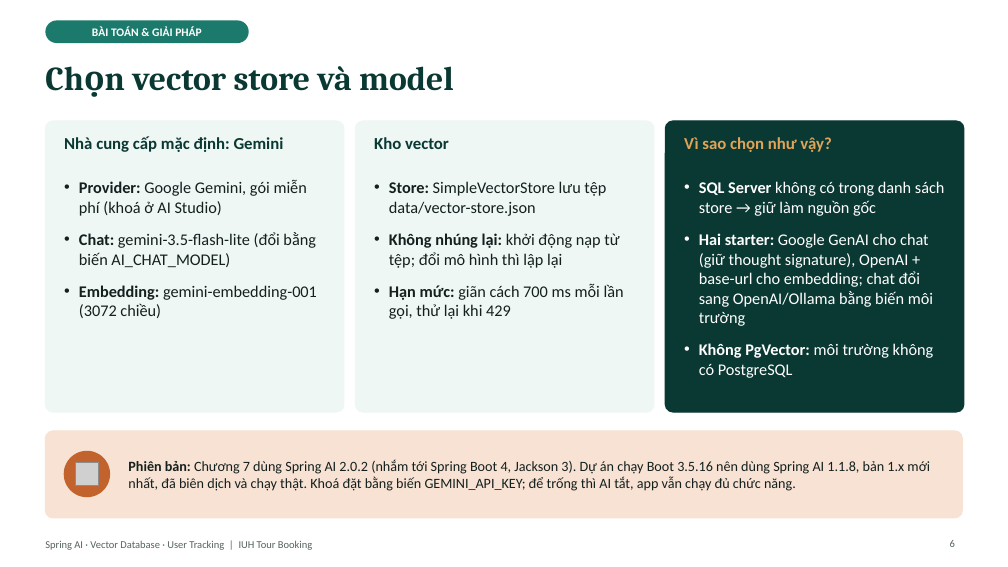
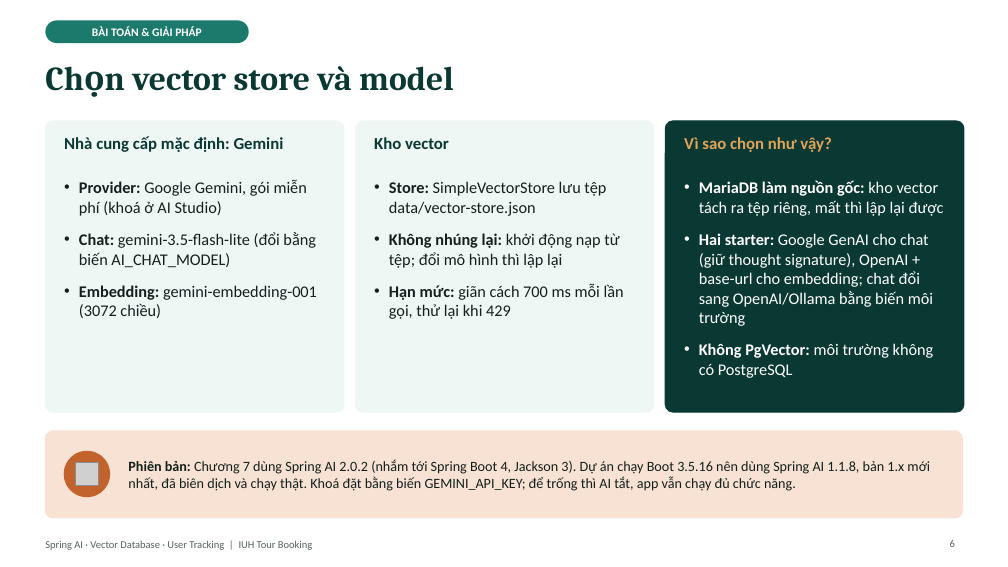
Before and after one commit to kanele05/project_www, a slide deck: slide 6 of docs/presentation/SpringAI_VectorDB_UserTracking.pptx. Drawn at 1008x567 pixels with LibreOffice and Linux fonts; fonts in the diff are those of the drawing; grey boxes stand for pictures. Boxes give left, top, right and bottom in pixels: in the first picture for what was removed or moved away, otherwise in the second. Text is boxed around its words. In the diff, an @@ line names an element or a change of style, - is before the commit and + after.

```diff
--- a/docs/presentation/SpringAI_VectorDB_UserTracking.pptx
+++ b/docs/presentation/SpringAI_VectorDB_UserTracking.pptx
@@ text at box(699, 180, 944, 216): text changed @@
-• SQL Server không có trong danh sách store → giữ làm nguồn gốc
+• MariaDB làm nguồn gốc: kho vector tách ra tệp riêng, mất thì lập lại được
```
Also in this commit, not shown: 4 other slides changed, 2 other files.
